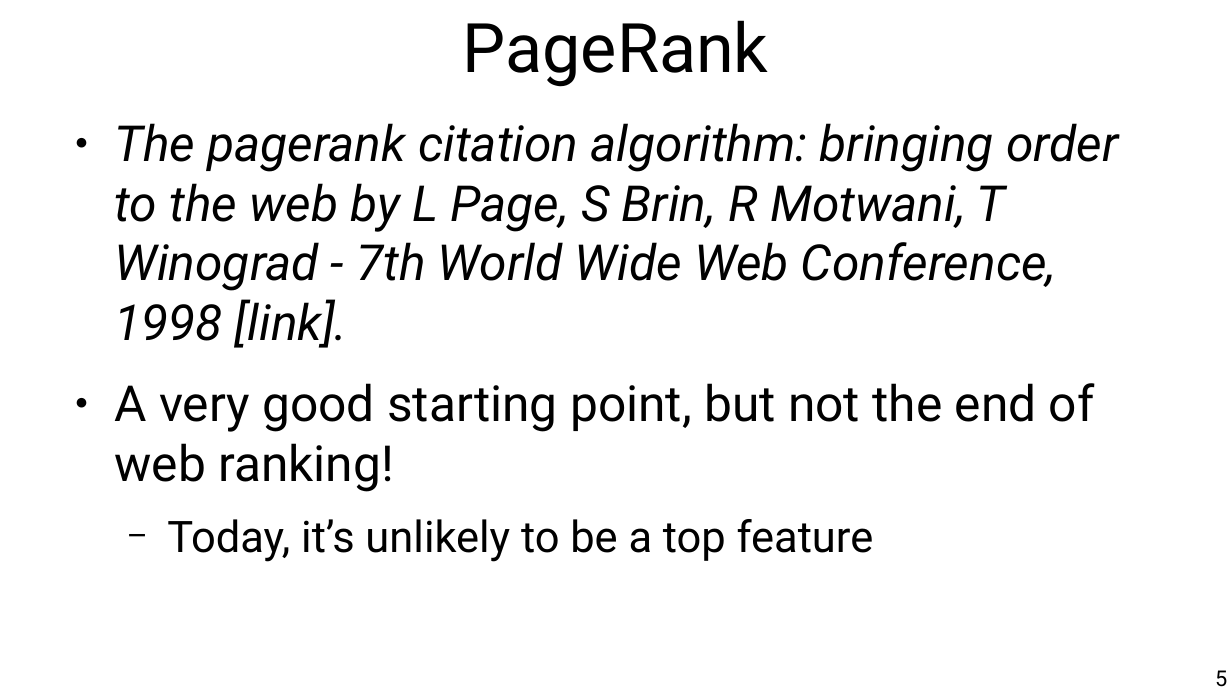
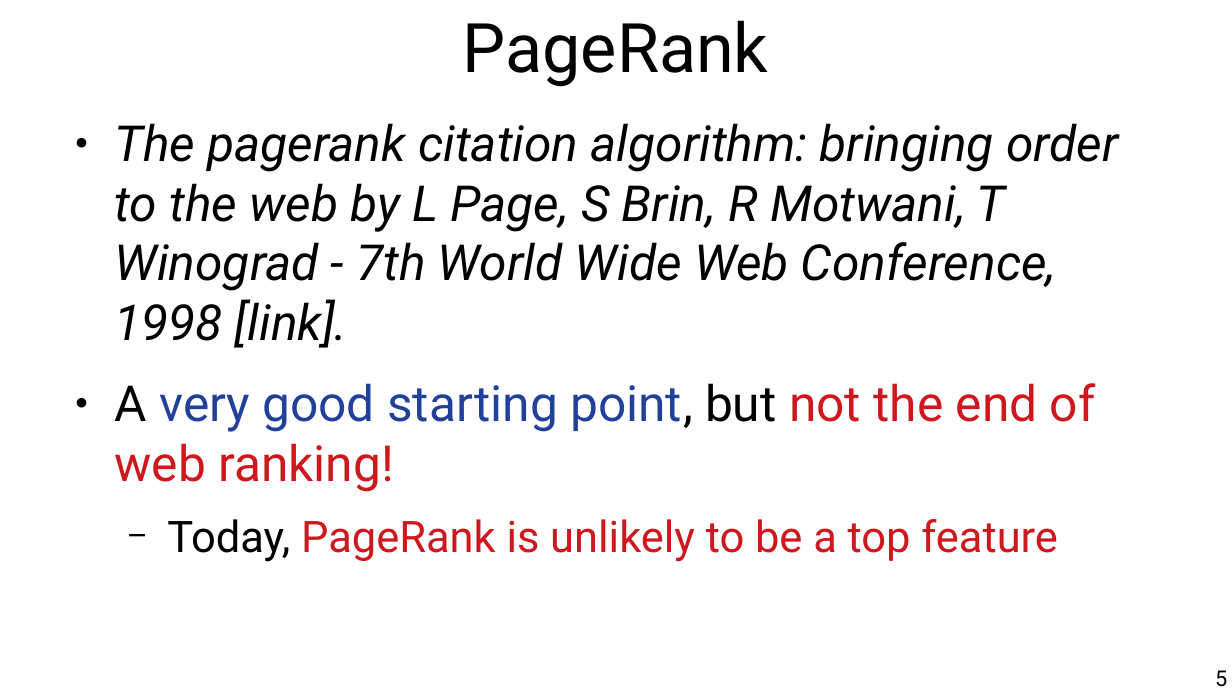
Before and after one commit to chatox/networks-science-course, a slide deck: slide 5 of theory/tt08_pagerank.odp. Drawn at 1232x693 pixels with LibreOffice and Linux fonts; fonts in the diff are those of the drawing. Boxes give left, top, right and bottom in pixels: in the first picture for what was removed or moved away, otherwise in the second. Text is boxed around its words. In the diff, an @@ line names an element or a change of style, - is before the commit and + after.

```diff
--- a/theory/tt08_pagerank.odp
+++ b/theory/tt08_pagerank.odp
@@ text at (x1=114, y1=383, x2=1096, y2=492): text colour #000000 to #21409A in "very good starting point,"; text colour #000000 to #CE181E in "not the end of web ranking!" @@
@@ text at (x1=167, y1=519, x2=1058, y2=562): text changed; text colour #000000 to #CE181E @@
-  − Today, it’s unlikely to be a top feature
+  − Today, PageRank is unlikely to be a top feature
```
Also in this commit, not shown: 18 other slides changed, 2 slides added, 6 other files.
